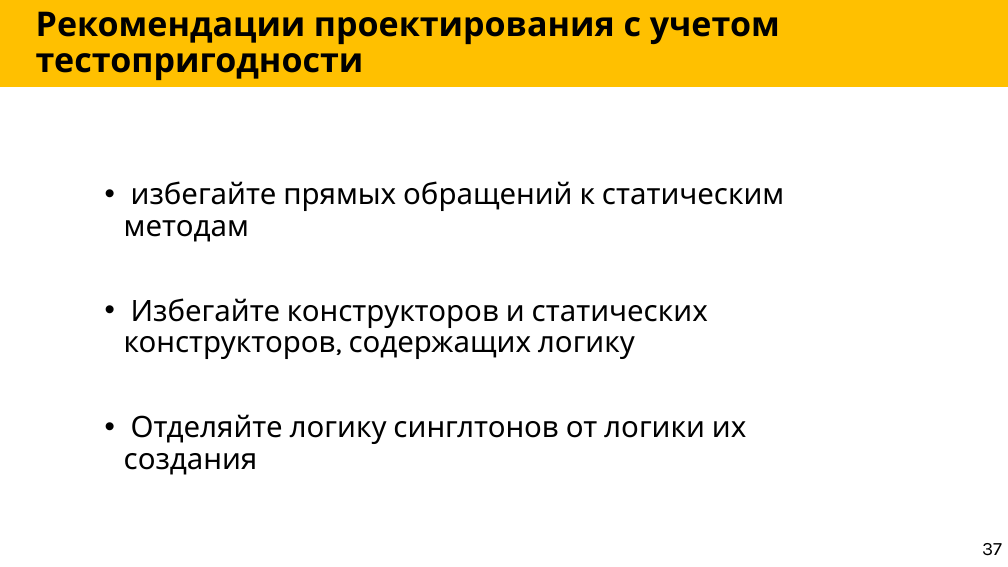
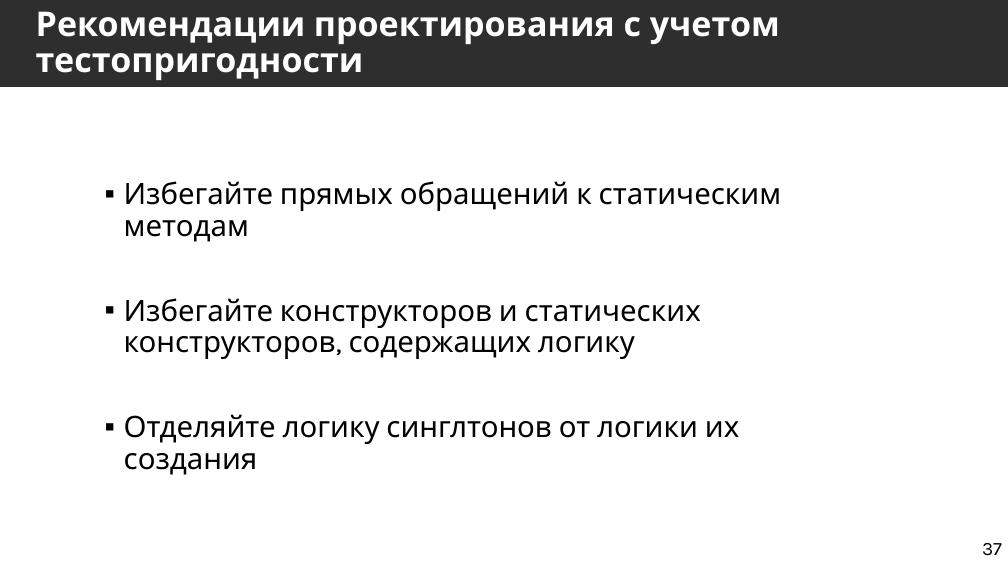
Before and after one commit to Markeli/BugsStrikesBack, a slide deck: slide 37 of docs/Markelow.UnitTests.pptx. Drawn at 1008x567 pixels with LibreOffice and Linux fonts; fonts in the diff are those of the drawing. Boxes give left, top, right and bottom in pixels: in the first picture for what was removed or moved away, otherwise in the second. Text is boxed around its words. In the diff, an @@ line names an element or a change of style, - is before the commit and + after.

Commit message:
Fixed theme and numeration in presentation

```diff
--- a/docs/Markelow.UnitTests.pptx
+++ b/docs/Markelow.UnitTests.pptx
@@ title "Рекомендации проектирования с учетом тестопригодности" at <box>0,0,1008,87</box>: text colour #000000 to #FFFFFF; fill #FFC000 to #2E2E2E @@
@@ text at <box>124,181,781,242</box>: text changed @@
-• избегайте прямых обращений к статическим методам
+▪ Избегайте прямых обращений к статическим методам
@@ text at <box>124,298,739,475</box>: bullet • to ▪ @@
```
Also in this commit, not shown: 45 other slides changed, 7 slides added, 8 slides removed.
